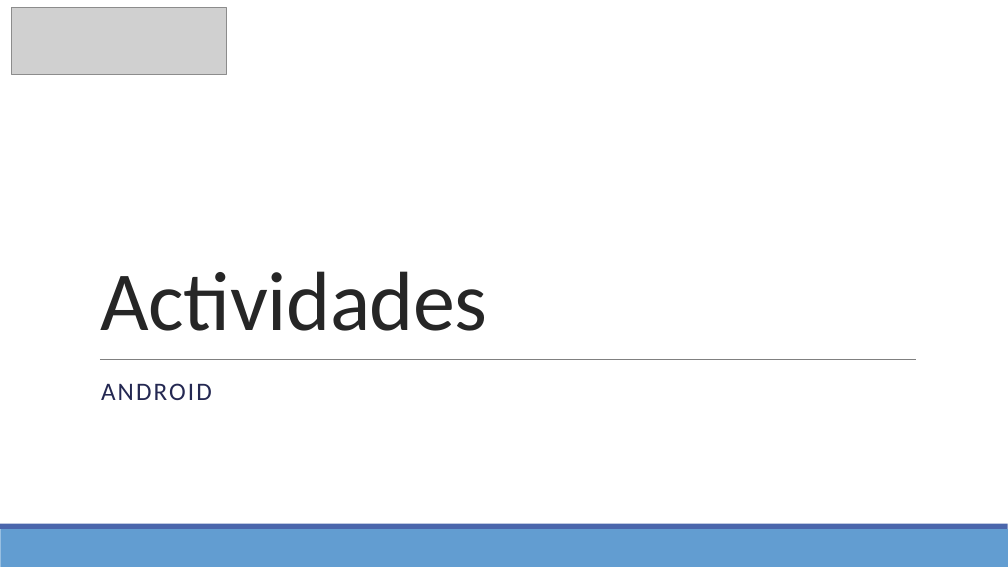
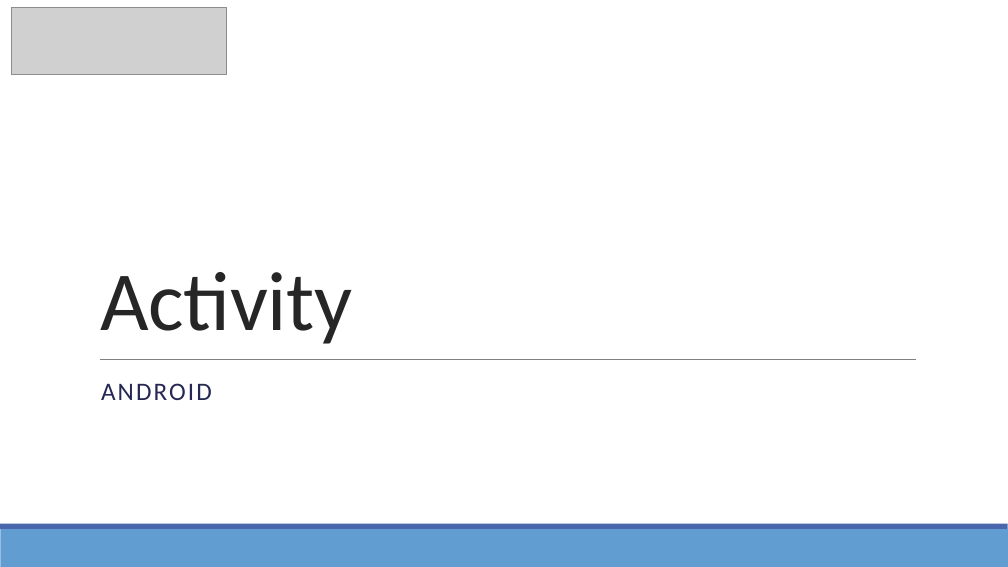
Before and after one commit to Domiciano/AppMoviles192, a slide deck: slide 23 of Clase1/Clase 1.pptx (slide 22 before the commit). Drawn at 1008x567 pixels with LibreOffice and Linux fonts; fonts in the diff are those of the drawing; grey boxes stand for pictures. Boxes give left, top, right and bottom in pixels: in the first picture for what was removed or moved away, otherwise in the second. Text is boxed around its words. In the diff, an @@ line names an element or a change of style, - is before the commit and + after.

```diff
--- a/Clase1/Clase 1.pptx
+++ b/Clase1/Clase 1.pptx
@@ title at [101, 272, 352, 344]: text changed @@
-Actividades
+Activity
```
Also in this commit, not shown: 2 other slides changed, 3 slides added, 2 slides removed, 3 other files.
